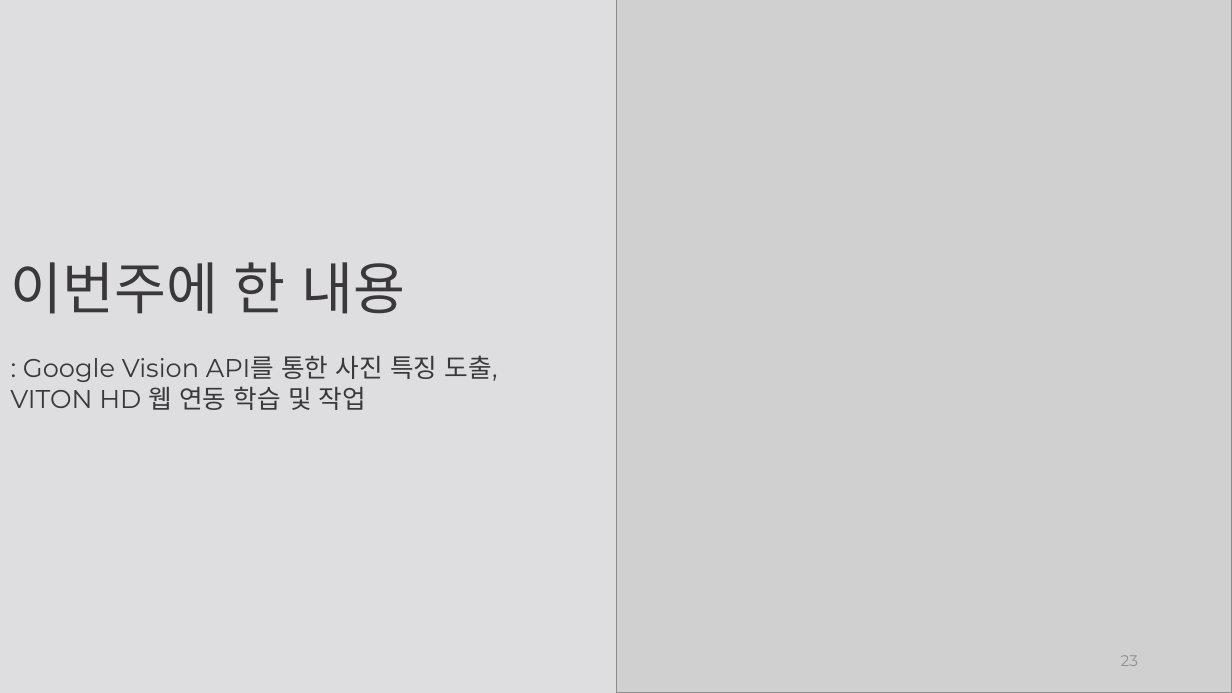
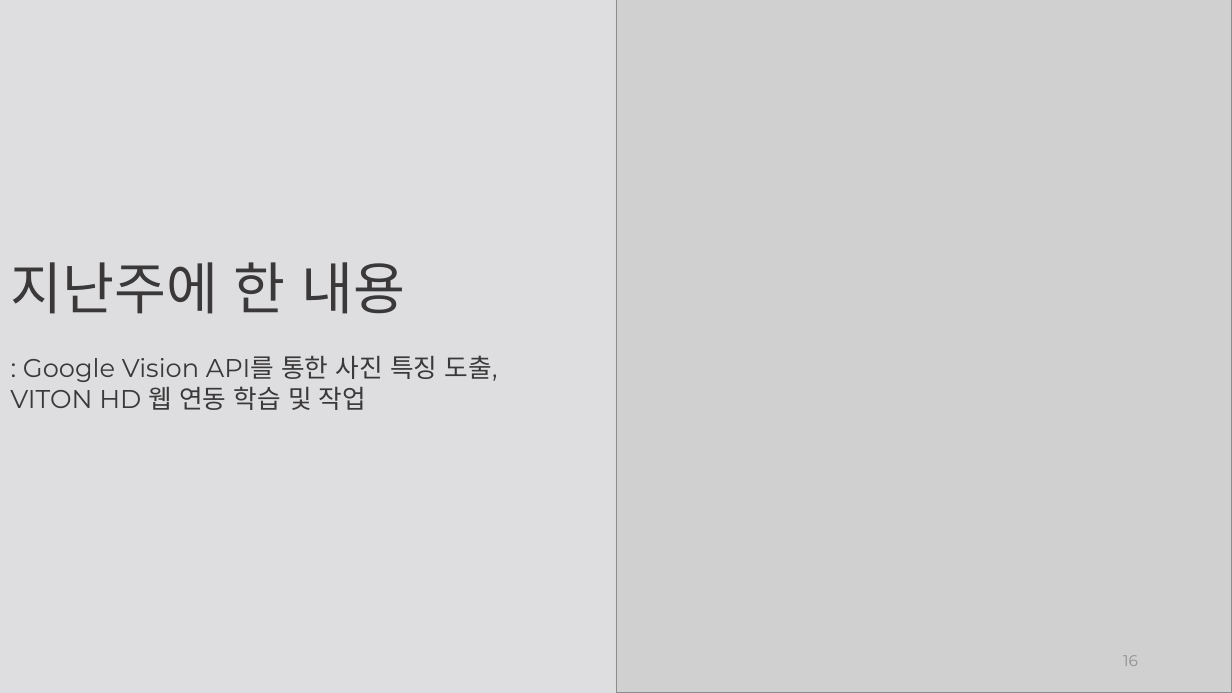
Before and after one commit to weaknessHero/Project_AvatarS, a slide deck: slide 16 of 발표자료/PPT_230727.pptx (slide 23 before the commit). Drawn at 1232x693 pixels with LibreOffice and Linux fonts; fonts in the diff are those of the drawing; grey boxes stand for pictures. Boxes give left, top, right and bottom in pixels: in the first picture for what was removed or moved away, otherwise in the second. Text is boxed around its words. In the diff, an @@ line names an element or a change of style, - is before the commit and + after.

```diff
--- a/발표자료/PPT_230727.pptx
+++ b/발표자료/PPT_230727.pptx
@@ text at (10, 262, 406, 314): text changed @@
-이번주에 한 내용
+지난주에 한 내용
@@ page number at (1123, 655, 1138, 666): text changed @@
-23
+16
```
Also in this commit, not shown: 1 other slide changed, 3 slides added, 7 slides removed, 4 other files.
